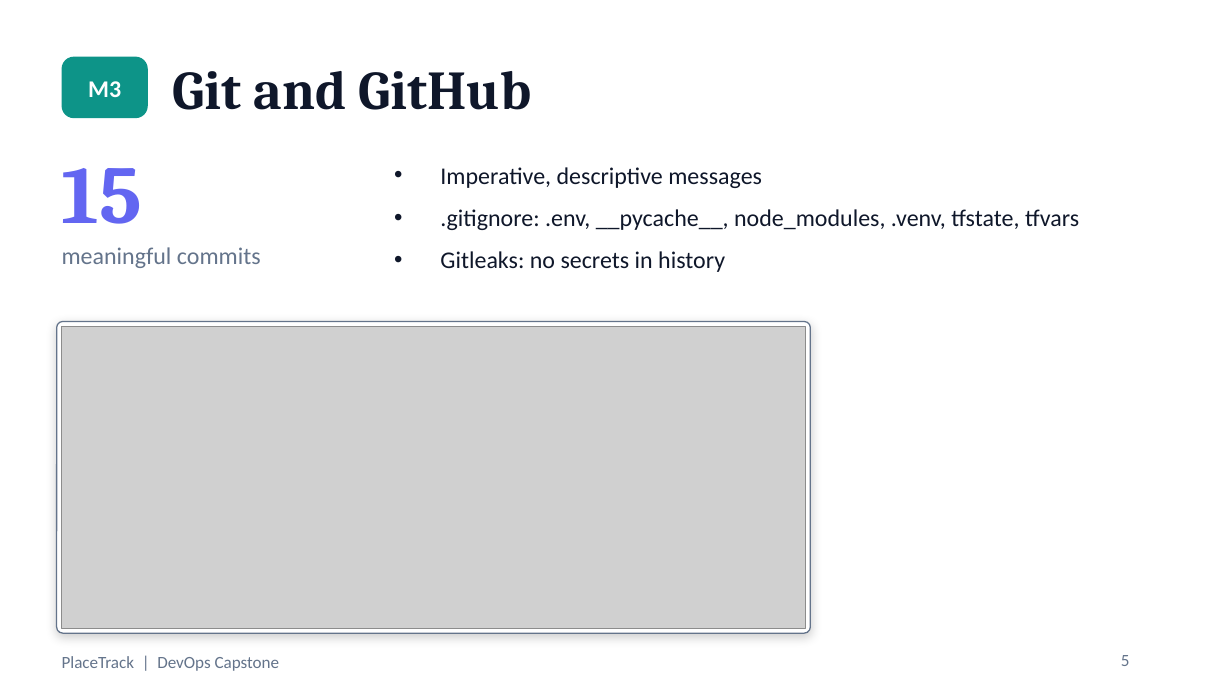
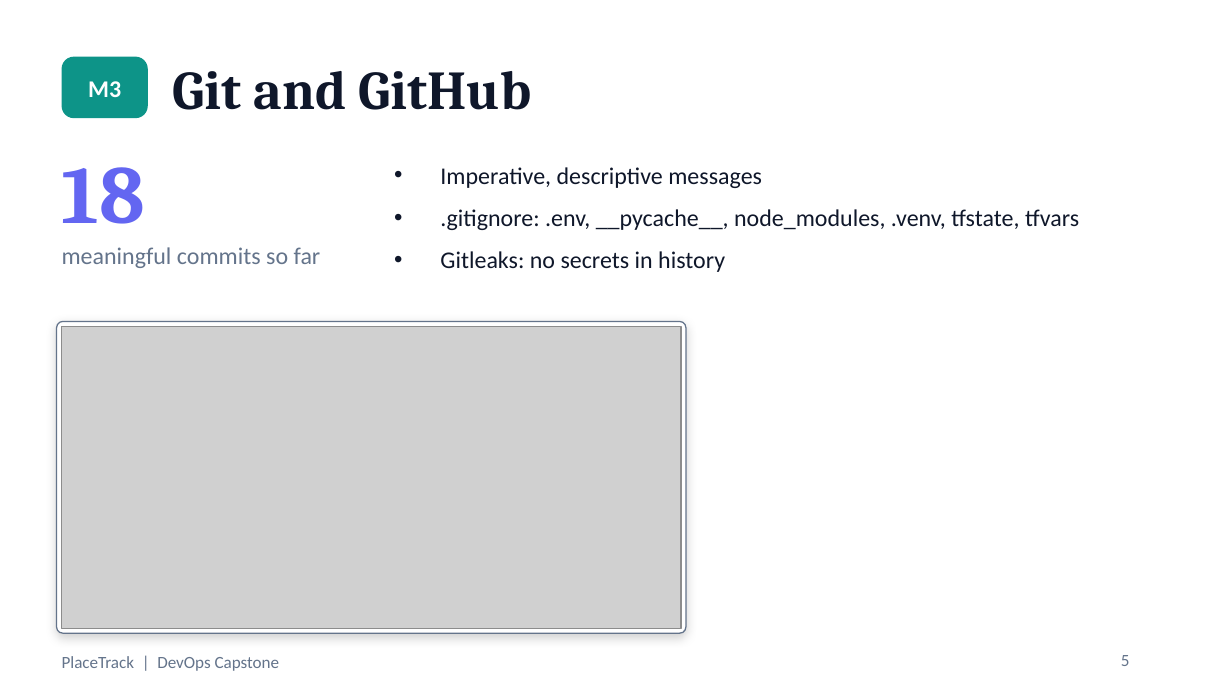
Before and after one commit to Raghavendra1729-cell/placetrack-devops-capstone, a slide deck: slide 5 of docs/PlaceTrack-Capstone.pptx. Drawn at 1232x693 pixels with LibreOffice and Linux fonts; fonts in the diff are those of the drawing; grey boxes stand for pictures. Boxes give left, top, right and bottom in pixels: in the first picture for what was removed or moved away, otherwise in the second. Text is boxed around its words. In the diff, an @@ line names an element or a change of style, - is before the commit and + after.

Commit message:
Retake the git log screenshot and correct the deck text

```diff
--- a/docs/PlaceTrack-Capstone.pptx
+++ b/docs/PlaceTrack-Capstone.pptx
@@ text at (62, 167, 145, 224): text changed @@
-15
+18
@@ text at (62, 247, 321, 268): text changed @@
-meaningful commits
+meaningful commits so far
@@ rounded rectangle: place and size @@
-rounded rectangle at (57, 322, 811, 633)
+rounded rectangle at (57, 322, 686, 633)
@@ picture: place and size @@
-picture at (62, 326, 806, 628)
+picture at (62, 326, 681, 628)
```
Also in this commit, not shown: 4 other slides changed, 2 other files.
